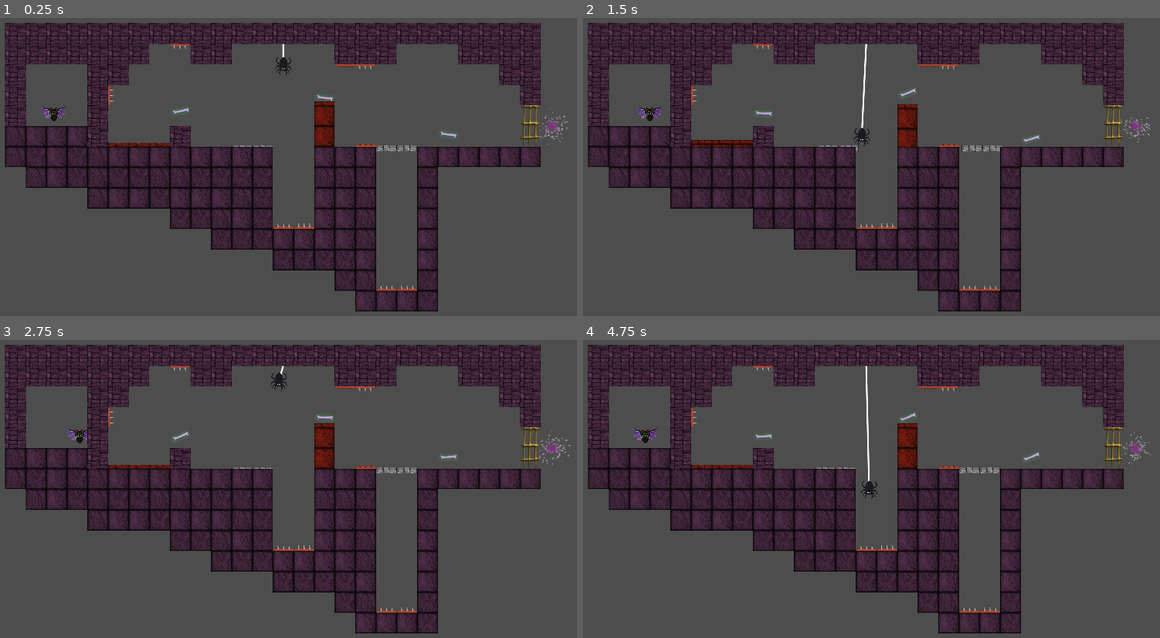
Above: before the commit, frames 1-4 (two rows, left to right).
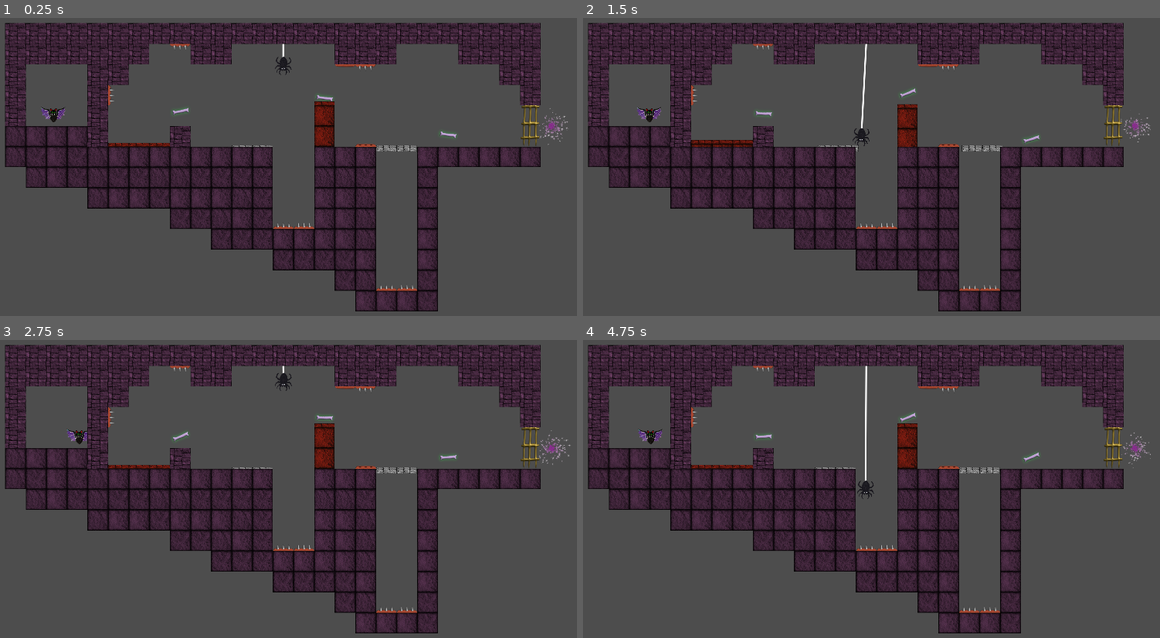
Above: after the commit, the same moments.

Repository: Drew-Wagner/Spectros
Game: Godot game, scene res://scenes/levels/level_1.tscn
Same seed, same stepped clock (60 frames per second), same inputs: the game is played once before the commit and once after it. This scene is started directly instead of the project's main scene.
Inputs:
- Up to frame 1 (0.25 s): no input
- Up to frame 2 (1.5 s): tap Space (toggle) at 0.6, 1.35 s
- Up to frame 3 (2.75 s): tap Space (toggle) at 2.1 s
- Up to frame 4 (4.75 s): tap Space (toggle) at 2.85, 3.6, 4.35 s

The runs differ from the first frame. In frame 1, 0.1% of the frame differs, in the area x 7-51%, y 12-35%; in frame 2, 0.1%; in frame 3, 0.2%; in frame 4, 0.5%, in the area x 8-52%, y 9-54%.

Commit message:
Fixed spider so it gets back in position with a "spring" effect when it gets pushed by a platform.

Diff:
--- a/scenes/enemies/enemy_bat.tscn
+++ b/scenes/enemies/enemy_bat.tscn
@@ -1,34 +1,42 @@
-[gd_scene load_steps=6 format=3 uid="uid://xynpr4h0gdnx"]
+[gd_scene load_steps=7 format=3 uid="uid://xynpr4h0gdnx"]
 
 [ext_resource type="Script" path="res://scenes/enemies/moving_enemy.gd" id="1_tprjj"]
 [ext_resource type="Texture2D" uid="uid://cdepx4hsyo5kh" path="res://materials/BAT.png" id="2_ak3bj"]
 [ext_resource type="PackedScene" uid="uid://cvmv0ubhebeb7" path="res://scenes/components/kill_box.tscn" id="3_bc6vy"]
 
+[sub_resource type="CapsuleShape2D" id="CapsuleShape2D_yjexl"]
+radius = 18.0
+height = 66.0
+
+[sub_resource type="CapsuleShape2D" id="CapsuleShape2D_aah5k"]
+radius = 14.0
+height = 38.0
+
 [sub_resource type="CapsuleShape2D" id="CapsuleShape2D_yaoic"]
-radius = 21.0
-height = 61.0
-
-[sub_resource type="CapsuleShape2D" id="CapsuleShape2D_yjexl"]
-radius = 32.0
-height = 80.0
+radius = 13.0
+height = 54.0
 
 [node name="EnemyBat" type="CharacterBody2D" groups=["enemies"]]
 script = ExtResource("1_tprjj")
+
+[node name="KillBox" parent="." instance=ExtResource("3_bc6vy")]
+
+[node name="CollisionShape2D" type="CollisionShape2D" parent="KillBox"]
+rotation = 1.5708
+shape = SubResource("CapsuleShape2D_yjexl")
+debug_color = Color(1, 0, 0, 0.419608)
+
+[node name="CollisionShape2D2" type="CollisionShape2D" parent="KillBox"]
+position = Vector2(0, 18)
+shape = SubResource("CapsuleShape2D_aah5k")
+debug_color = Color(0.54902, 0.203922, 0.188235, 1)
 
 [node name="Sprite2D" type="Sprite2D" parent="."]
 scale = Vector2(0.120603, 0.120603)
 texture = ExtResource("2_ak3bj")
 
 [node name="CollisionShape2D" type="CollisionShape2D" parent="."]
-position = Vector2(0, 8)
+position = Vector2(0, 9)
 shape = SubResource("CapsuleShape2D_yaoic")
 
-[node name="KillBox" parent="." instance=ExtResource("3_bc6vy")]
-
-[node name="CollisionShape2D" type="CollisionShape2D" parent="KillBox"]
-position = Vector2(0, 7)
-rotation = 1.5708
-shape = SubResource("CapsuleShape2D_yjexl")
-debug_color = Color(1, 0, 0, 0.419608)
-
 [connection signal="squished" from="." to="." method="_on_squished"]
--- a/scenes/enemies/enemy_spider.tscn
+++ b/scenes/enemies/enemy_spider.tscn
@@ -4,12 +4,13 @@
 [ext_resource type="Texture2D" uid="uid://csdky8lro0o22" path="res://textures/enn_spider.png" id="2_nx6wh"]
 [ext_resource type="PackedScene" uid="uid://cvmv0ubhebeb7" path="res://scenes/components/kill_box.tscn" id="3_o7wso"]
 
-[sub_resource type="CapsuleShape2D" id="CapsuleShape2D_mfjf7"]
-radius = 24.0
+[sub_resource type="CapsuleShape2D" id="CapsuleShape2D_vs3ab"]
+radius = 23.0
 height = 56.0
 
-[sub_resource type="CircleShape2D" id="CircleShape2D_fn28r"]
-radius = 32.0
+[sub_resource type="CapsuleShape2D" id="CapsuleShape2D_mfjf7"]
+radius = 22.0
+height = 54.0
 
 [node name="EnemySpider" type="Node2D" groups=["enemies"]]
 script = ExtResource("1_60qeg")
@@ -18,6 +19,12 @@
 [node name="SpiderBody" type="CharacterBody2D" parent="."]
 velocity = Vector2(0, -192)
 
+[node name="KillBox" parent="SpiderBody" instance=ExtResource("3_o7wso")]
+
+[node name="CollisionShape2D" type="CollisionShape2D" parent="SpiderBody/KillBox"]
+shape = SubResource("CapsuleShape2D_vs3ab")
+debug_color = Color(1, 0, 0, 0.419608)
+
 [node name="CollisionShape2D" type="CollisionShape2D" parent="SpiderBody"]
 shape = SubResource("CapsuleShape2D_mfjf7")
 
@@ -25,13 +32,6 @@
 scale = Vector2(0.4, 0.4)
 texture = ExtResource("2_nx6wh")
 
-[node name="KillBox" parent="SpiderBody" instance=ExtResource("3_o7wso")]
-
-[node name="CollisionShape2D" type="CollisionShape2D" parent="SpiderBody/KillBox"]
-position = Vector2(0, -2)
-shape = SubResource("CircleShape2D_fn28r")
-debug_color = Color(1, 0, 0, 0.419608)
-
 [node name="AscendTimer" type="Timer" parent="."]
 one_shot = true
 
--- a/scripts/enemy_spider.gd
+++ b/scripts/enemy_spider.gd
@@ -10,7 +10,6 @@
 var move_direction: Vector2 = Vector2.UP
 var is_at_top: bool = false
 var is_at_bottom: bool = false
-
 
 func ascend():
 	is_at_bottom = false
@@ -126,11 +125,17 @@
 	queue_redraw()
 
 
-func _physics_process(_delta):
+func _physics_process(delta):
 	if Engine.is_editor_hint() and not move_in_editor:
 		return
 
-	spider_body.velocity = move_speed * move_direction
+	spider_body.velocity.y = move_speed * move_direction.y
+	if true or spider_body.position.x != 0:
+		# Apply srping acceleration according to Hooke's Law.
+		spider_body.velocity.x += get_spring_acceleration(100, spider_body.position.x) * delta
+		# Dampen the velocity to 90%.
+		spider_body.velocity.x *= 0.9
+
 	spider_body.move_and_slide()
 
 	if spider_body.is_on_floor() and not is_at_bottom:
@@ -142,6 +147,11 @@
 		is_at_top = true
 		at_top.emit()
 
+# Hooke's Law
+func get_spring_acceleration(spring_coeficient: float, spring_stretch: float):
+	return -spring_coeficient * spring_stretch
+
+
 # Draws the "spider web" line.
 func _draw():
 	if spider_body == null:
Not shown: 1 places in scenes/levels/level_1.tscn that only renumber resources
